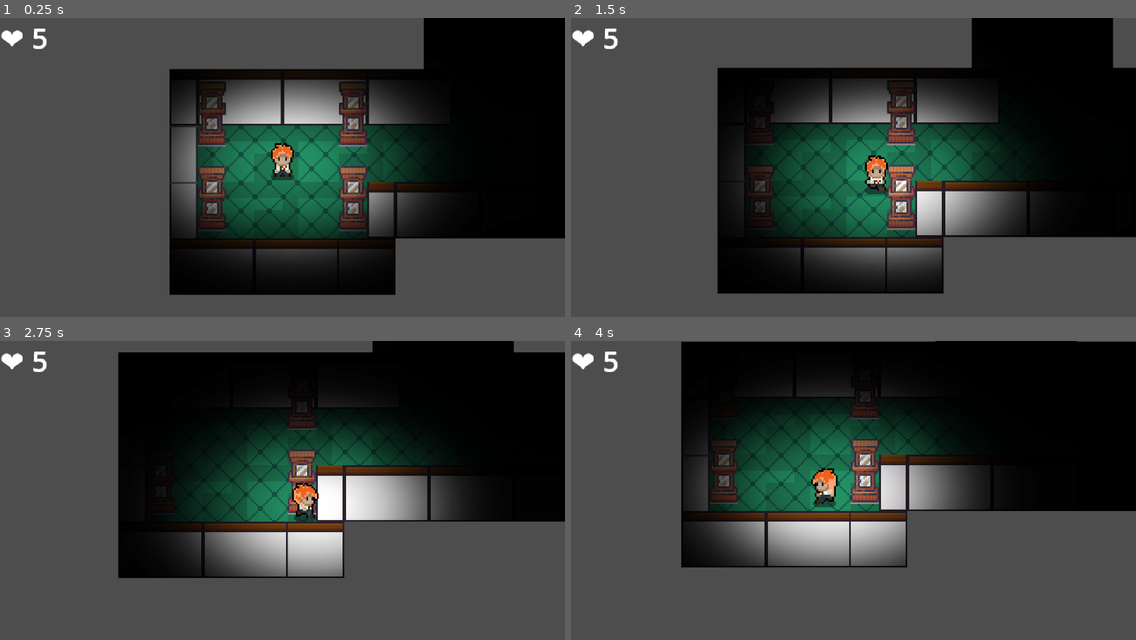
Above: before the commit, frames 1-4 (two rows, left to right).
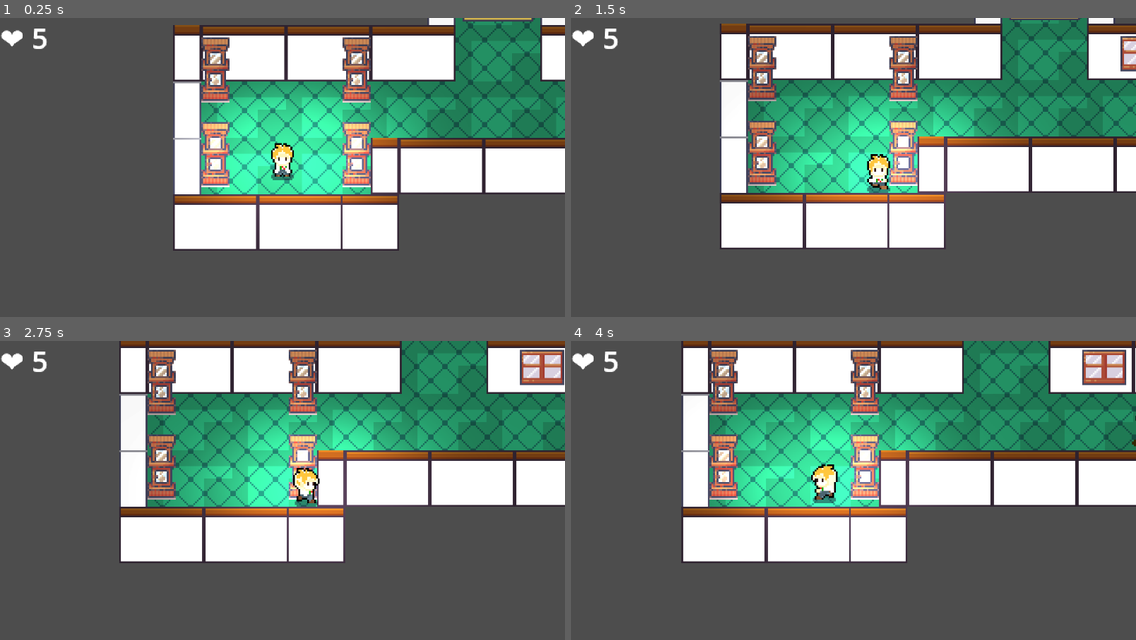
Above: after the commit, the same moments.

Repository: Davi-info/institute-of-evil---game
Game: Godot game, scene res://levels/level_1.tscn
Same seed, same stepped clock (60 frames per second), same inputs: the game is played once before the commit and once after it. This scene is started directly instead of the project's main scene.
Inputs (mouse positions are in pixels of both pictures, inside the frame that each line leads up to):
- Up to frame 1 (0.25 s): no input
- Up to frame 2 (1.5 s): tap Enter at 0.5 s; move the mouse to (977, 161) at 0.52 s; hold D (move_right) 0.53-1.28 s; move the mouse to (740, 191) at 1.27 s; hold S (move_down) from 1.28 s (still down)
- Up to frame 3 (2.75 s): move the mouse to (339, 430) at 2.02 s; release S (move_down) at 2.03 s; hold D (move_right) from 2.03 s (still down)
- Up to frame 4 (4 s): move the mouse to (825, 562) at 2.77 s; release D (move_right) at 2.78 s; hold W (move_up) 2.78-3.53 s; move the mouse to (1023, 547) at 3.52 s; hold A (move_left) from 3.53 s (still down)

The runs differ from the first frame. In frame 1, 57% of the frame differs, in the area x 30-100%, y 0-93%; in frame 2, 59%, in the area x 25-100%, y 0-93%; in frame 3, 54%; in frame 4, 53%.

Commit message:
Modifica posicionamento dos inspetores

Diff:
--- a/characters/scenes/inimigo_fase1.tscn
+++ b/characters/scenes/inimigo_fase1.tscn
@@ -404,7 +404,7 @@
 
 [node name="Point1" type="Marker2D" parent="Waypoints"]
 
-[node name="Point2" type="Marker2D" parent="Waypoints"]
+[node name="Ponto2" type="Marker2D" parent="Waypoints"]
 
 [connection signal="body_entered" from="DetectionArea" to="." method="_on_detection_area_body_entered"]
 [connection signal="body_exited" from="DetectionArea" to="." method="_on_detection_area_body_exited"]
--- a/levels/level_1.tscn
+++ b/levels/level_1.tscn
@@ -5486,34 +5486,52 @@
 layer_5/tile_data = PackedInt32Array(-65514, 720899, 24, -65513, 786435, 24, 22, 720899, 25, 23, 786435, 25)
 
 [node name="player" parent="." instance=ExtResource("7_nmsli")]
-position = Vector2(48, 45)
+position = Vector2(46, 70)
 
 [node name="inimigo" parent="." instance=ExtResource("14_vjtdm")]
 position = Vector2(-317, -180)
 
 [node name="Point1" parent="inimigo/Waypoints" index="0"]
-position = Vector2(0, 13)
+position = Vector2(-13, -1)
 
-[node name="Point2" parent="inimigo/Waypoints" index="1"]
-position = Vector2(130, 15)
+[node name="Ponto2" parent="inimigo/Waypoints" index="1"]
+position = Vector2(97, 1)
+
+[node name="Point3" type="Marker2D" parent="inimigo/Waypoints" index="2"]
+position = Vector2(94, 51)
+
+[node name="Point4" type="Marker2D" parent="inimigo/Waypoints" index="3"]
+position = Vector2(-12, 51)
 
 [node name="inimigo2" parent="." instance=ExtResource("14_vjtdm")]
 position = Vector2(87, -492)
 
 [node name="Point1" parent="inimigo2/Waypoints" index="0"]
-position = Vector2(-19, 3)
+position = Vector2(-9, -7)
 
-[node name="Point2" parent="inimigo2/Waypoints" index="1"]
-position = Vector2(157, 5)
+[node name="Ponto2" parent="inimigo2/Waypoints" index="1"]
+position = Vector2(158, -7)
+
+[node name="Point3" type="Marker2D" parent="inimigo2/Waypoints" index="2"]
+position = Vector2(157, 81)
+
+[node name="Point4" type="Marker2D" parent="inimigo2/Waypoints" index="3"]
+position = Vector2(-10, 81)
 
 [node name="inimigo3" parent="." instance=ExtResource("14_vjtdm")]
 position = Vector2(568, -215)
 
 [node name="Point1" parent="inimigo3/Waypoints" index="0"]
-position = Vector2(1, -8)
+position = Vector2(0, -7)
 
-[node name="Point2" parent="inimigo3/Waypoints" index="1"]
-position = Vector2(2, 102)
+[node name="Ponto2" parent="inimigo3/Waypoints" index="1"]
+position = Vector2(64, -7)
+
+[node name="Point3" type="Marker2D" parent="inimigo3/Waypoints" index="2"]
+position = Vector2(64, 86)
+
+[node name="Point4" type="Marker2D" parent="inimigo3/Waypoints" index="3"]
+position = Vector2(-5, 86)
 
 [node name="acc" parent="." instance=ExtResource("15_bgw3c")]
 visible = false
@@ -5536,6 +5554,7 @@
 [node name="HUD" parent="." instance=ExtResource("16_bgw3c")]
 
 [node name="CanvasModulate" type="CanvasModulate" parent="."]
+visible = false
 color = Color(0, 0, 0, 1)
 
 [node name="MusicControllerLvl" parent="." instance=ExtResource("18_oqlok")]
@@ -5544,19 +5563,34 @@
 position = Vector2(233, -118)
 
 [node name="Point1" parent="inimigo4/Waypoints" index="0"]
-position = Vector2(50, 15)
+position = Vector2(-32, 14)
 
-[node name="Point2" parent="inimigo4/Waypoints" index="1"]
-position = Vector2(-179, 16)
+[node name="Ponto2" parent="inimigo4/Waypoints" index="1"]
+position = Vector2(-98, 12)
+
+[node name="Point3" type="Marker2D" parent="inimigo4/Waypoints" index="2"]
+position = Vector2(-97, -113)
+
+[node name="Point4" type="Marker2D" parent="inimigo4/Waypoints" index="3"]
+position = Vector2(-30, -113)
 
 [node name="inimigo5" parent="." instance=ExtResource("14_vjtdm")]
 position = Vector2(367, 14)
 
 [node name="Point1" parent="inimigo5/Waypoints" index="0"]
-position = Vector2(-119, 21)
+position = Vector2(-115, 12)
 
-[node name="Point2" parent="inimigo5/Waypoints" index="1"]
-position = Vector2(-244, 19)
+[node name="Ponto2" parent="inimigo5/Waypoints" index="1"]
+position = Vector2(-199, 12)
+
+[node name="Ponto3" type="Marker2D" parent="inimigo5/Waypoints" index="2"]
+position = Vector2(-197, -53)
+
+[node name="Ponto4" type="Marker2D" parent="inimigo5/Waypoints" index="3"]
+position = Vector2(-199, 12)
+
+[node name="Ponto5" type="Marker2D" parent="inimigo5/Waypoints" index="4"]
+position = Vector2(-115, 12)
 
 [editable path="inimigo"]
 [editable path="inimigo2"]
